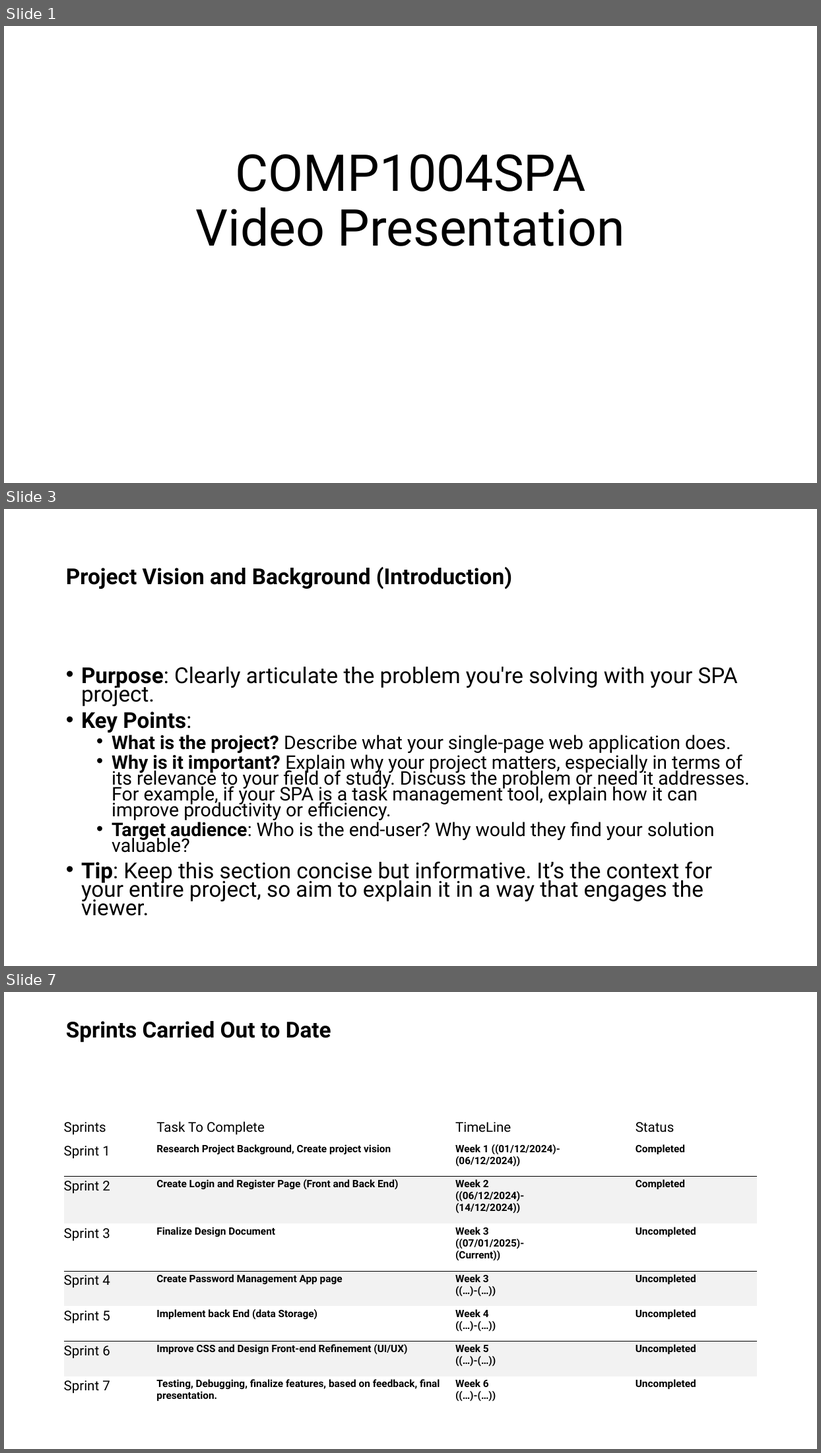
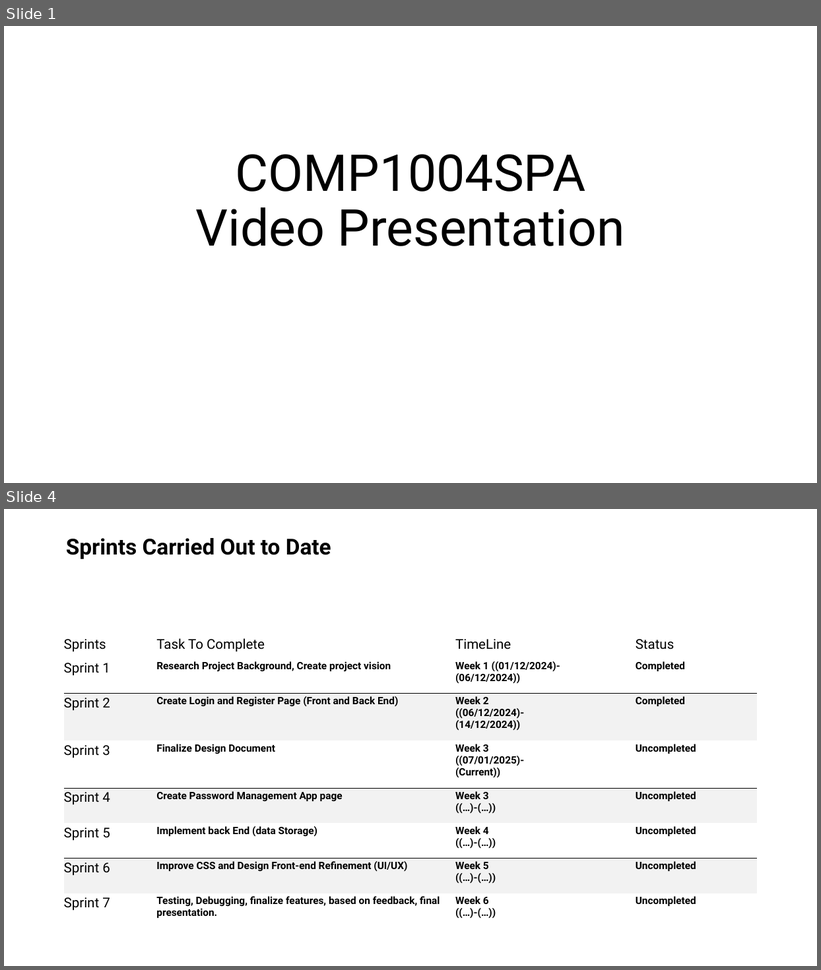
Before and after one commit to OkyanusAlbas/COMP1004SPA, a slide deck: Documents/Presentation1.pptx. Shown one above the other, each under a label of ours: slides 1, 3 and 7 before the commit, slides 1 and 4 after it; the slides between them are not shown. The pictures are 821x1453 and 821x970 pixels, drawn with LibreOffice and Linux fonts; fonts in the diff are those of the drawing. Boxes give left, top, right and bottom in pixels: in the first picture for what was removed or moved away, otherwise in the second. Text is boxed around its words. In the diff, an @@ line names an element or a change of style, - is before the commit and + after.

```diff
--- a/Documents/Presentation1.pptx
+++ b/Documents/Presentation1.pptx
@@ slide 3 removed at (4, 509, 817, 966), background #FFFFFF @@
@@ title removed at (66, 567, 512, 590) @@
-Project Vision and Background (Introduction)
@@ text removed at (81, 667, 750, 916) @@
-• Purpose: Clearly articulate the problem you're solving with your SPA project.
-• Key Points:
-  • What is the project? Describe what your single-page web application does.
-  • Why is it important? Explain why your project matters, especially in terms of its relevance to your field of study. Discuss the problem or need it addresses. For example, if your SPA is a task management tool, explain how it can improve productivity or efficiency.
-  • Target audience: Who is the end-user? Why would they find your solution valuable?
-• Tip: Keep this section concise but informative. It’s the context for your entire project, so aim to explain it in a way that engages the viewer.
@@ what was slide 7 is now slide 4 @@
```
Also in this commit, not shown: 6 slides changed, 3 slides added, 4 other slides removed, 10 other files.
